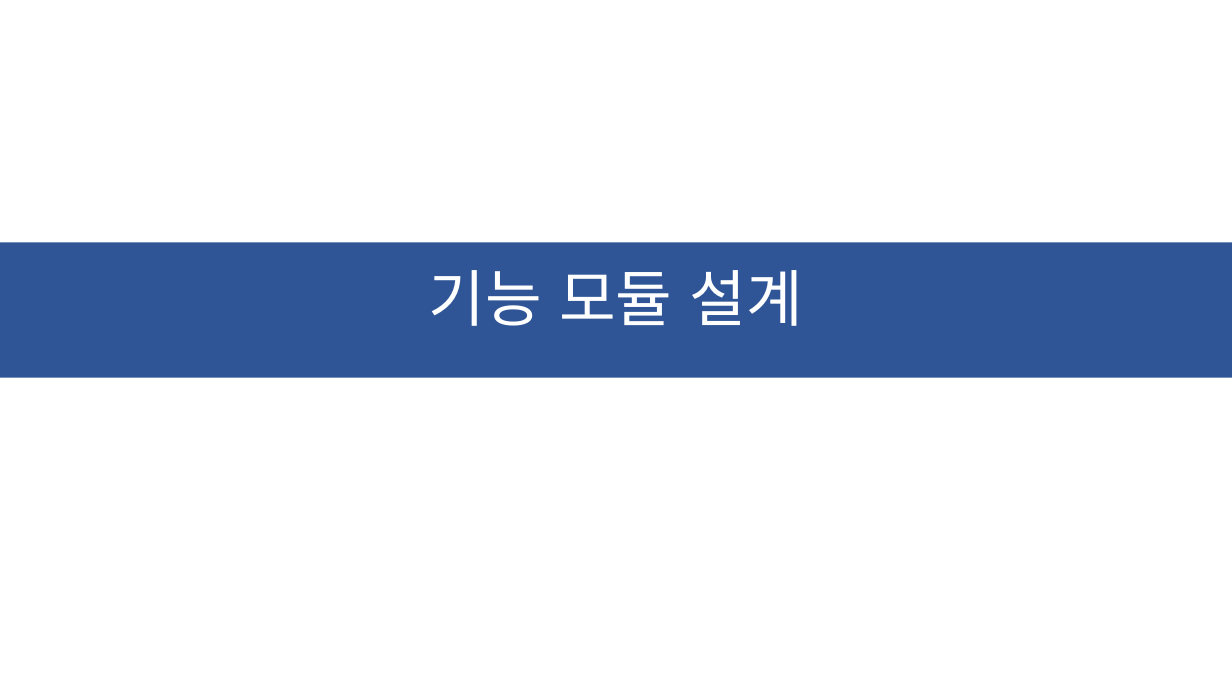
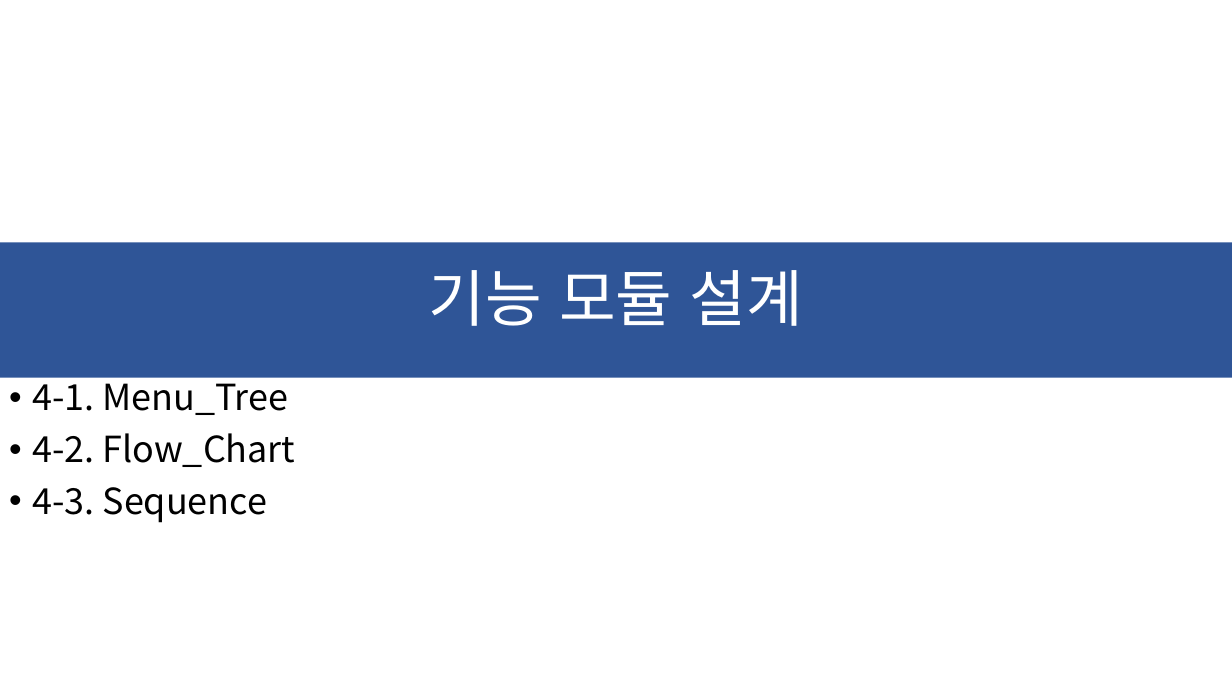
Before and after one commit to ChaeSung-Lee/DJ_InternShip, a slide deck: slide 27 of 2021_Summer/jp.hong/Project_BnC_jph.pptx (slide 26 before the commit). Drawn at 1232x693 pixels with LibreOffice and Linux fonts; fonts in the diff are those of the drawing. Boxes give left, top, right and bottom in pixels: in the first picture for what was removed or moved away, otherwise in the second. Text is boxed around its words. In the diff, an @@ line names an element or a change of style, - is before the commit and + after.

Commit message:
add Menu_Tree, Flow_Chart

```diff
--- a/2021_Summer/jp.hong/Project_BnC_jph.pptx
+++ b/2021_Summer/jp.hong/Project_BnC_jph.pptx
@@ text added at box(32, 374, 296, 523), 28 pt, text #000000 @@
+• 4-1. Menu_Tree
+• 4-2. Flow_Chart
+• 4-3. Sequence
```
Also in this commit, not shown: 4 other slides changed, 4 slides added.
